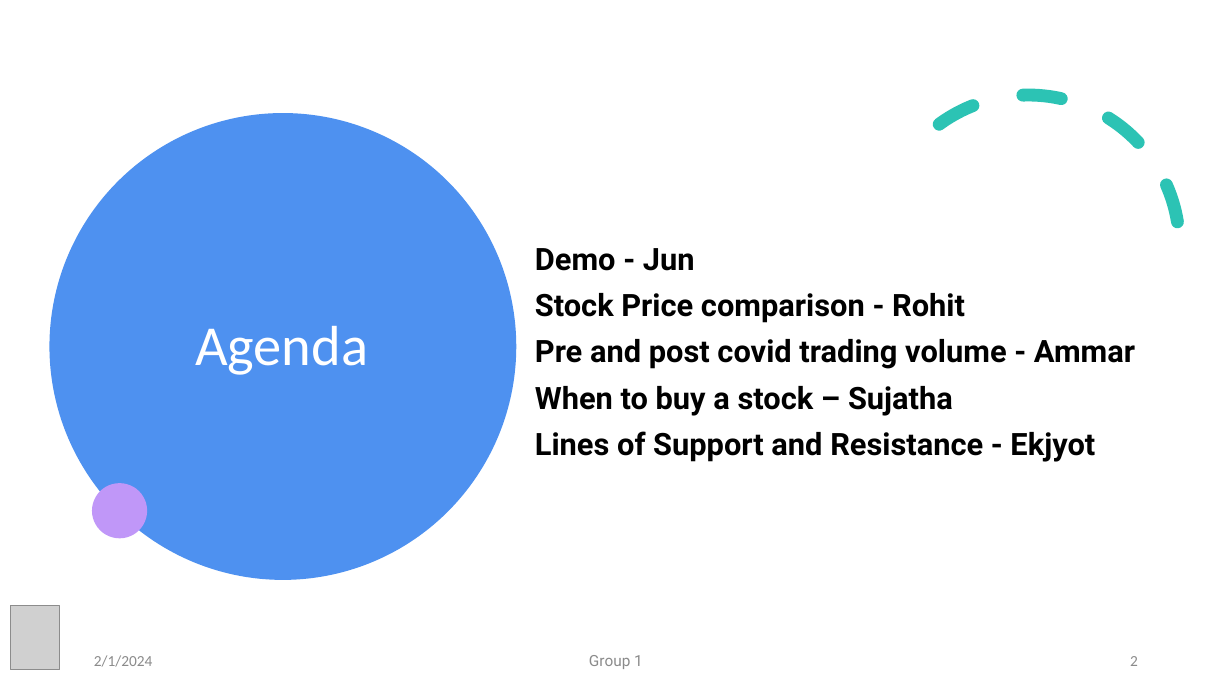
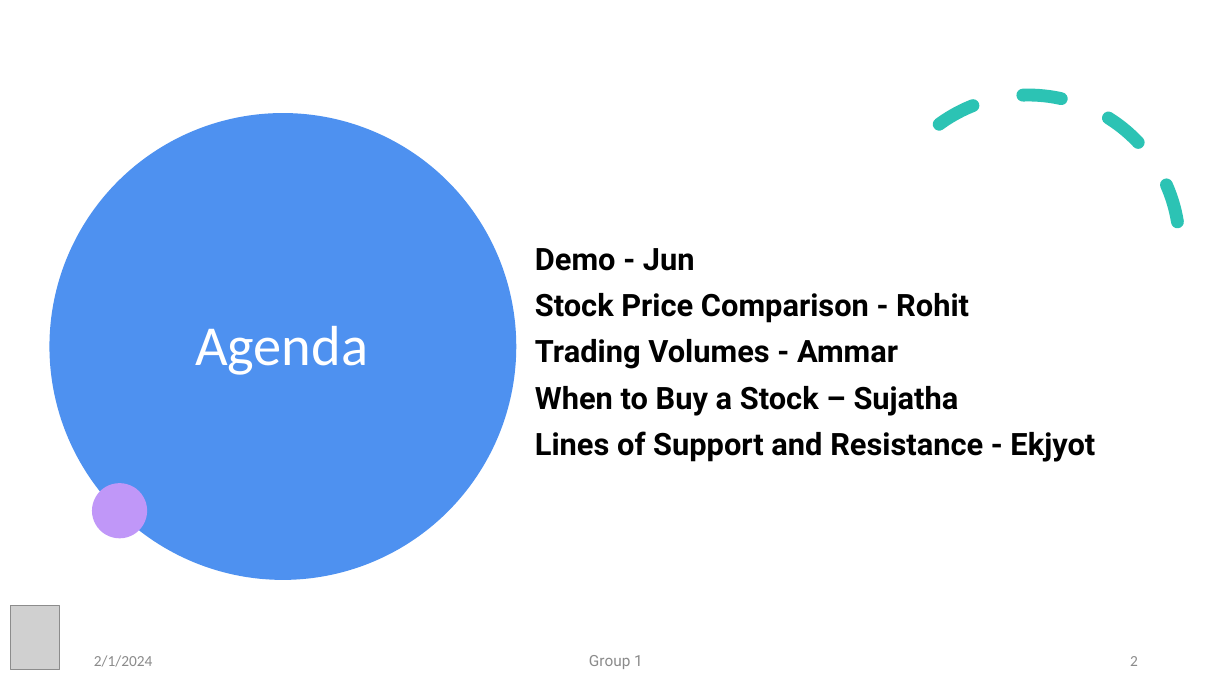
Before and after one commit to bill-leang/stock_price_visualization, a slide deck: slide 2 of slidedecks/Project3_Group1_Combined_SlideDeck.pptx. Drawn at 1232x693 pixels with LibreOffice and Linux fonts; fonts in the diff are those of the drawing; grey boxes stand for pictures. Boxes give left, top, right and bottom in pixels: in the first picture for what was removed or moved away, otherwise in the second. Text is boxed around its words. In the diff, an @@ line names an element or a change of style, - is before the commit and + after.

```diff
--- a/slidedecks/Project3_Group1_Combined_SlideDeck.pptx
+++ b/slidedecks/Project3_Group1_Combined_SlideDeck.pptx
@@ text at box(535, 293, 969, 416): text changed @@
-Stock Price comparison - Rohit
-Pre and post covid trading volume - Ammar
-When to buy a stock – Sujatha
+Stock Price Comparison - Rohit
+Trading Volumes - Ammar
+When to Buy a Stock – Sujatha
```
Also in this commit, not shown: 1 other slide changed, 1 slide added, 2 slides removed, 2 other files.
